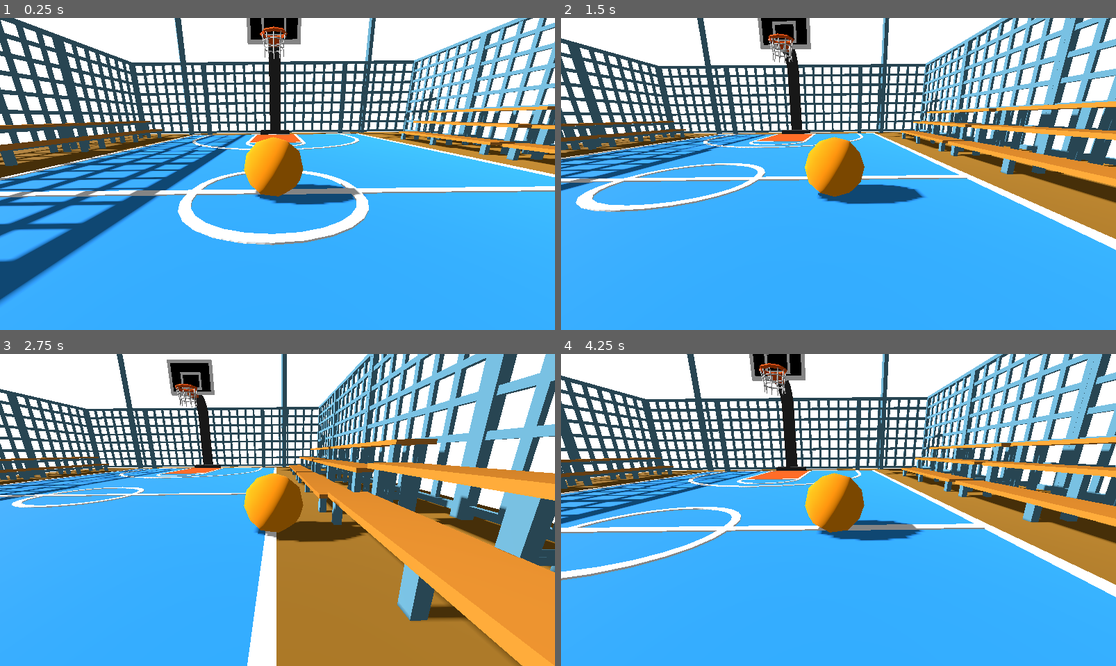
Above: before the commit, frames 1-4 (two rows, left to right).
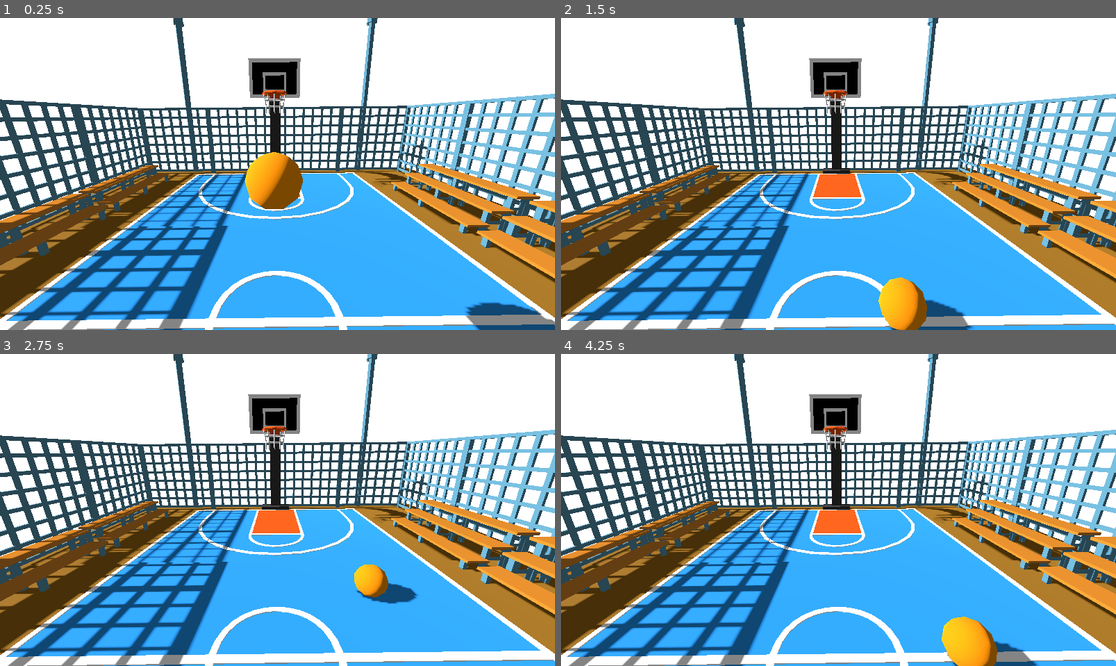
Above: after the commit, the same moments.

Repository: colorfulfool/basuketobouru
Game: Godot game, scene res://main.tscn
Two runs of this game, one before a commit and one after it. Both use one fixed random seed, a clock stepped at 60 frames per second and the inputs below.
Inputs:
- Up to frame 1 (0.25 s): no input
- Up to frame 2 (1.5 s): hold D (move_right) 0.53-1.28 s; hold S (move_back) from 1.28 s (still down)
- Up to frame 3 (2.75 s): release S (move_back) at 2.03 s; hold D (move_right) from 2.03 s (still down)
- Up to frame 4 (4.25 s): release D (move_right) at 2.78 s; hold W (move_forward) 2.78-3.53 s; hold A (move_left) from 3.53 s (still down); tap R (reset, bound only after the commit) at 4.15 s

The runs differ from the first frame. In frame 1, 57% of the frame differs, in the area x 0-100%, y 0-100%; in frame 2, 60%; in frame 3, 71%; in frame 4, 61%.

Commit message:
Make ball roll!

Diff:
--- a/main.tscn
+++ b/main.tscn
@@ -411,18 +411,18 @@
 transform = Transform3D(1, 0, 0, 0, 0.8516629, 0.52409005, 0, -0.52409005, 0.8516629, 0, 10.045967, 0.9127407)
 shadow_enabled = true
 
-[node name="Player" parent="." unique_id=1854990470 instance=ExtResource("1_ig7tw")]
-transform = Transform3D(-4.371139e-08, 0, 1, 0, 1, 0, -1, 0, -4.371139e-08, 0, 0.44081235, 0)
-speed = 5
-
-[node name="CameraPivot" type="Marker3D" parent="Player" unique_id=509798063]
-transform = Transform3D(0.59924483, 0.64754796, -0.47073045, -0.2136227, 0.696016, 0.68551224, 0.771538, -0.31023094, 0.5554149, 0.06347658, 0.53644323, -0.333457)
-
-[node name="Camera3D" type="Camera3D" parent="Player/CameraPivot" unique_id=1804477088]
+[node name="CameraPivot" type="Marker3D" parent="." unique_id=509798063]
+transform = Transform3D(0.771538, -0.31023097, 0.5554149, -0.2136227, 0.696016, 0.68551224, -0.5992449, -0.64754796, 0.47073042, -0.333457, 4.541555, -0.06347656)
+
+[node name="Camera3D" type="Camera3D" parent="CameraPivot" unique_id=1804477088]
 transform = Transform3D(0.60507625, -0.40964037, 0.6826988, 0.63983464, 0.76048803, -0.11076949, -0.4738086, 0.50383824, 0.7222553, 3.1837676, -0.88529325, 2.8351402)
 size = 12.117
 near = 0.001
 far = 196.1
 
+[node name="Player" parent="." unique_id=1854990470 instance=ExtResource("1_ig7tw")]
+transform = Transform3D(-1, 0, 0, 0, 1, 0, 0, 0, -1, 0, 4, 0)
+speed = 6
+
 [node name="WorldEnvironment" type="WorldEnvironment" parent="." unique_id=255734873]
 environment = SubResource("Environment_ig7tw")
--- a/player.gd
+++ b/player.gd
@@ -1,31 +1,43 @@
-extends CharacterBody3D
+extends RigidBody3D
 
 @export var speed = 14
 @export var fall_acceleration = 75
 
 var target_velocity = Vector3.ZERO
+var start_position: Vector3
+var start_rotation: Basis
 
-func _physics_process(delta: float) -> void:
+func _ready() -> void:
+	start_position = global_position
+	start_rotation = global_transform.basis
+
+func _input(event: InputEvent) -> void:
+	if event.is_action_pressed("reset"):
+		global_position = start_position
+		global_transform.basis = start_rotation
+		linear_velocity = Vector3.ZERO
+		angular_velocity = Vector3.ZERO
+		target_velocity = Vector3.ZERO
+
+func _physics_process(_delta: float) -> void:
 	var direction = Vector3.ZERO
 
 	if Input.is_action_pressed("move_right"):
+		direction.x -= 1
+	if Input.is_action_pressed("move_left"):
+		direction.x += 1
+	if Input.is_action_pressed("move_back"):
+		direction.z += 1
+	if Input.is_action_pressed("move_forward"):
 		direction.z -= 1
-	if Input.is_action_pressed("move_left"):
-		direction.z += 1
-	if Input.is_action_pressed("move_back"):
-		direction.x += 1
-	if Input.is_action_pressed("move_forward"):
-		direction.x -= 1
 
 	if direction != Vector3.ZERO:
 		direction = direction.normalized()
 		$Pivot.basis = Basis.looking_at(direction)
 
+	# direction = global_transform.basis * direction
+
 	target_velocity.x = direction.x * speed
 	target_velocity.z = direction.z * speed
 
-	if not is_on_floor():
-		target_velocity.y = target_velocity.y - (fall_acceleration * delta)
-
-	velocity = target_velocity
-	move_and_slide()
+	angular_velocity = target_velocity
--- a/player.tscn
+++ b/player.tscn
@@ -46,7 +46,8 @@
 [sub_resource type="SphereShape3D" id="SphereShape3D_4flbx"]
 radius = 0.19886261
 
-[node name="Player" type="CharacterBody3D" unique_id=1854990470]
+[node name="Player" type="RigidBody3D" unique_id=1446635148]
+mass = 0.5
 script = ExtResource("1_4flbx")
 
 [node name="Pivot" type="Node3D" parent="." unique_id=1782149088]
--- a/project.godot
+++ b/project.godot
@@ -51,6 +51,11 @@
 , Object(InputEventJoypadButton,"resource_local_to_scene":false,"resource_name":"","device":-1,"button_index":0,"pressure":0.0,"pressed":false,"script":null)
 ]
 }
+reset={
+"deadzone": 0.2,
+"events": [Object(InputEventKey,"resource_local_to_scene":false,"resource_name":"","device":-1,"window_id":0,"alt_pressed":false,"shift_pressed":false,"ctrl_pressed":false,"meta_pressed":false,"pressed":false,"keycode":0,"physical_keycode":82,"key_label":0,"unicode":114,"location":0,"echo":false,"script":null)
+]
+}
 
 [physics]
 
